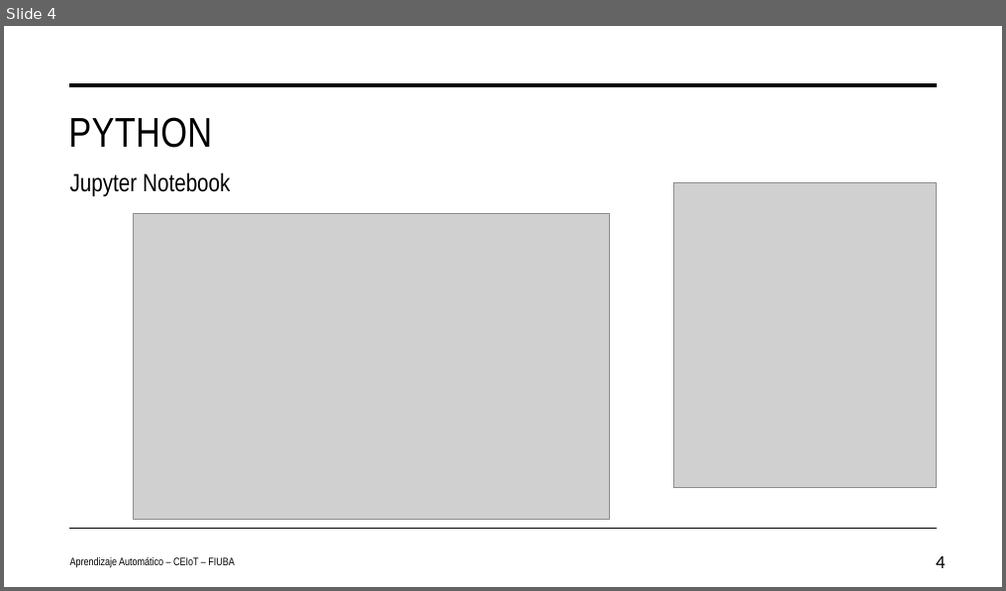
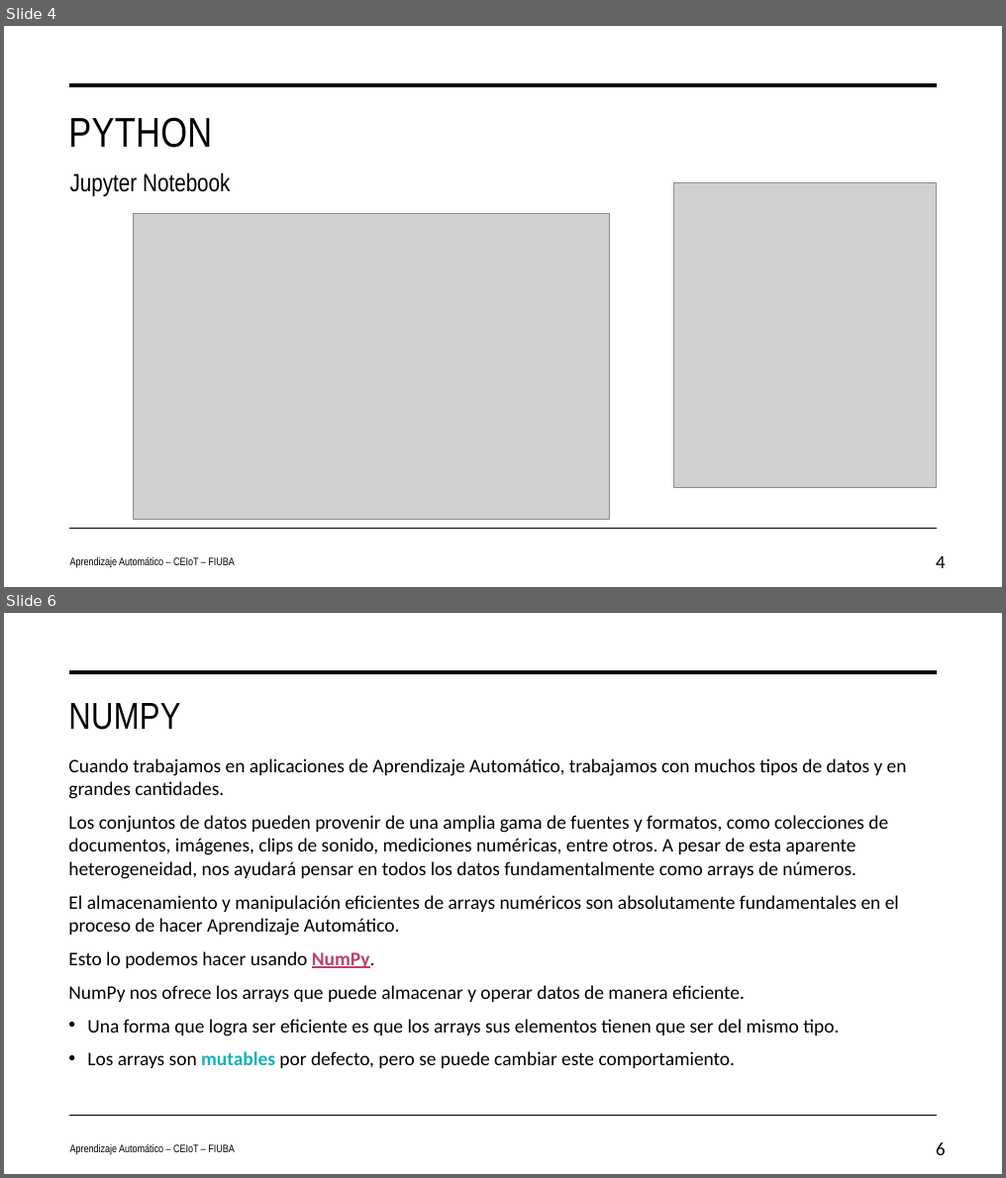
Before and after one commit to facundolucianna/Apre_Aut_CEIoT, a slide deck: clase3/teoria/clase3.pptx. Shown one above the other, each under a label of ours: slide 4 before the commit, slides 4 and 6 after it; the slides between them are not shown. The pictures are 1006x591 and 1006x1178 pixels, drawn with LibreOffice and Linux fonts; fonts in the diff are those of the drawing; grey boxes stand for pictures. Boxes give left, top, right and bottom in pixels: in the first picture for what was removed or moved away, otherwise in the second. Text is boxed around its words. In the diff, an @@ line names an element or a change of style, - is before the commit and + after.

```diff
--- a/clase3/teoria/clase3.pptx
+++ b/clase3/teoria/clase3.pptx
@@ slide 6 added at bbox=[4, 613, 1002, 1174], background #FFFFFF; not listed: 2 template elements that a slide beside it also shows @@
@@ title added at bbox=[68, 703, 180, 730], 36 pt, text #000000 @@
+NUMPY
@@ text added at bbox=[68, 759, 907, 1068], 18.5 pt, text #000000 @@
+Cuando trabajamos en aplicaciones de Aprendizaje Automático, trabajamos con muchos tipos de datos y en grandes cantidades.
+Los conjuntos de datos pueden provenir de una amplia gama de fuentes y formatos, como colecciones de documentos, imágenes, clips de sonido, mediciones numéricas, entre otros. A pesar de esta aparente heterogeneidad, nos ayudará pensar en todos los datos fundamentalmente como arrays de números.
+El almacenamiento y manipulación eficientes de arrays numéricos son absolutamente fundamentales en el proceso de hacer Aprendizaje Automático.
+Esto lo podemos hacer usando NumPy.
+NumPy nos ofrece los arrays que puede almacenar y operar datos de manera eficiente.
+• Una forma que logra ser eficiente es que los arrays sus elementos tienen que ser del mismo tipo.
+• Los arrays son mutables por defecto, pero se puede cambiar este comportamiento.
@@ text added at bbox=[70, 1145, 234, 1155], 10.5 pt, text #000000 @@
+Aprendizaje Automático – CEIoT – FIUBA
@@ page number added at bbox=[936, 1143, 945, 1156], 18 pt, text #000000 @@
+6
```
Also in this commit, not shown: 1 slide changed, 3 other slides added, 12 other files.
